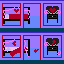
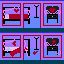
The second 64 × 64 image is a revision of the first. Changes to its layers:
painted on "Background" over [33, 5, 39, 55]
